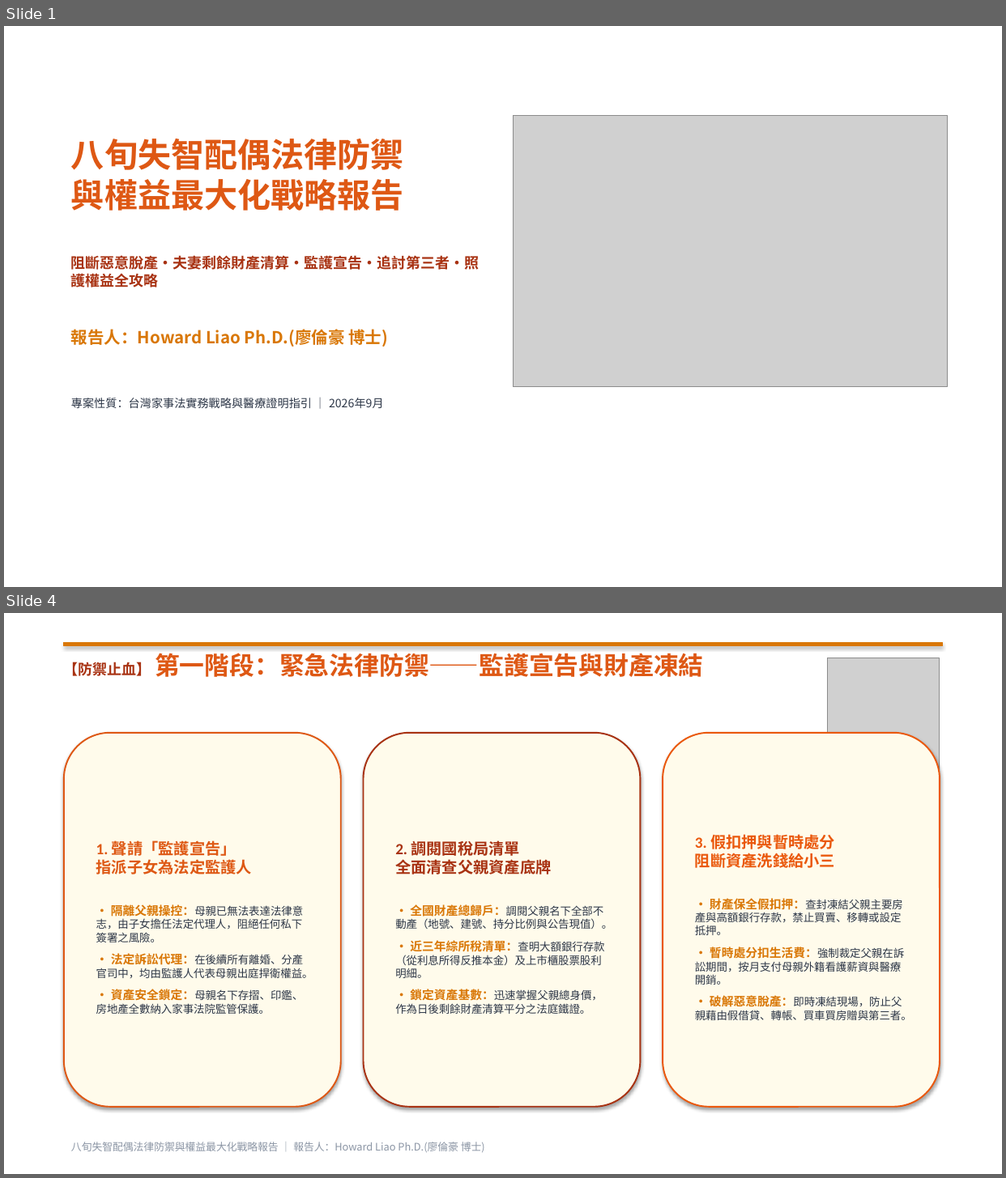
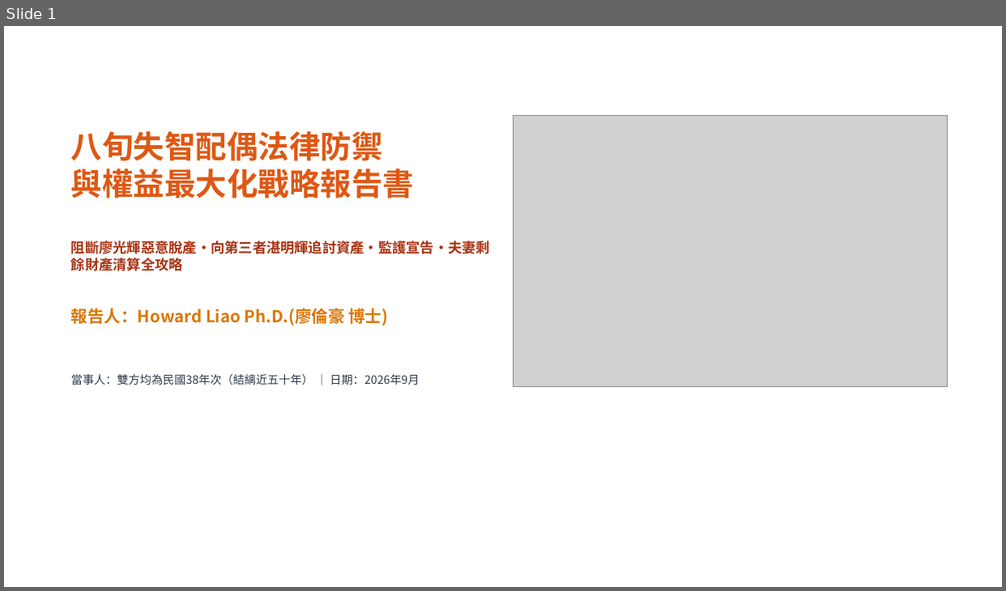
Before and after one commit to HowardLiao/HermesAgent, a slide deck: 3.住/legal_strategy_presentation.pptx. Shown one above the other, each under a label of ours: slides 1 and 4 before the commit, slide 1 after it; the slides between them are not shown. The pictures are 1006x1178 and 1006x591 pixels, drawn with LibreOffice and Linux fonts; fonts in the diff are those of the drawing; grey boxes stand for pictures. Boxes give left, top, right and bottom in pixels: in the first picture for what was removed or moved away, otherwise in the second. Text is boxed around its words. In the diff, an @@ line names an element or a change of style, - is before the commit and + after.

Commit message:
feat: complete legal strategy report for Liao Kuang-Hui and Chan Ming-Hui case

```diff
--- a/3.住/legal_strategy_presentation.pptx
+++ b/3.住/legal_strategy_presentation.pptx
@@ slide 4 removed at <box>4,613,1002,1174</box>, background #FFFFFF @@
@@ rectangle removed at <box>64,643,942,646</box> @@
@@ text removed at <box>64,653,704,677</box> @@
-【防禦止血】 第一階段：緊急法律防禦——監護宣告與財產凍結
@@ picture removed at <box>828,658,940,770</box> @@
@@ rounded rectangle removed at <box>64,733,341,1107</box> @@
-1. 聲請「監護宣告」
-指派子女為法定監護人
-• 隔離父親操控：母親已無法表達法律意志，由子女擔任法定代理人，阻絕任何私下簽署之風險。
-• 法定訴訟代理：在後續所有離婚、分產官司中，均由監護人代表母親出庭捍衛權益。
-• 資產安全鎖定：母親名下存摺、印鑑、房地產全數納入家事法院監管保護。
@@ rounded rectangle removed at <box>364,733,641,1107</box> @@
-2. 調閱國稅局清單
-全面清查父親資產底牌
-• 全國財產總歸戶：調閱父親名下全部不動產（地號、建號、持分比例與公告現值）。
-• 近三年綜所稅清單：查明大額銀行存款（從利息所得反推本金）及上市櫃股票股利明細。
-• 鎖定資產基數：迅速掌握父親總身價，作為日後剩餘財產清算平分之法庭鐵證。
@@ rounded rectangle removed at <box>663,733,940,1107</box> @@
-3. 假扣押與暫時處分
-阻斷資產洗錢給小三
-• 財產保全假扣押：查封凍結父親主要房產與高額銀行存款，禁止買賣、移轉或設定抵押。
-• 暫時處分扣生活費：強制裁定父親在訴訟期間，按月支付母親外籍看護薪資與醫療開銷。
-• 破解惡意脫產：即時凍結現場，防止父親藉由假借貸、轉帳、買車買房贈與第三者。
@@ text removed at <box>71,1142,485,1152</box> @@
-八旬失智配偶法律防禦與權益最大化戰略報告 ｜ 報告人：Howard Liao Ph.D.(廖倫豪 博士)
@@ slide 1 changed as well @@
@@ text "八旬失智配偶法律防禦 與權益最大化戰略報告書": place and size @@
-text "八旬失智配偶法律防禦 與權益最大化戰略報告書" at <box>71,139,479,408</box>
+text "八旬失智配偶法律防禦 與權益最大化戰略報告書" at <box>71,131,490,385</box>
@@ text at <box>71,131,490,271</box>: text changed; size 14 to 13.5 pt @@
-八旬失智配偶法律防禦
-與權益最大化戰略報告
-阻斷惡意脫產・夫妻剩餘財產清算・監護宣告・追討第三者・照護權益全攻略
+八旬失智配偶法律防禦
+與權益最大化戰略報告書
+阻斷廖光輝惡意脫產・向第三者湛明輝追討資產・監護宣告・夫妻剩餘財產清算全攻略
@@ text at <box>71,308,388,326</box>: less space between paragraphs @@
@@ text at <box>71,374,419,385</box>: text changed @@
-專案性質：台灣家事法實務戰略與醫療證明指引 ｜ 2026年9月
+當事人：雙方均為民國38年次（結縭近五十年） ｜ 日期：2026年9月
```
Also in this commit, not shown: 2 other slides changed, 2 slides added, 3 other slides removed, 3 other files.
